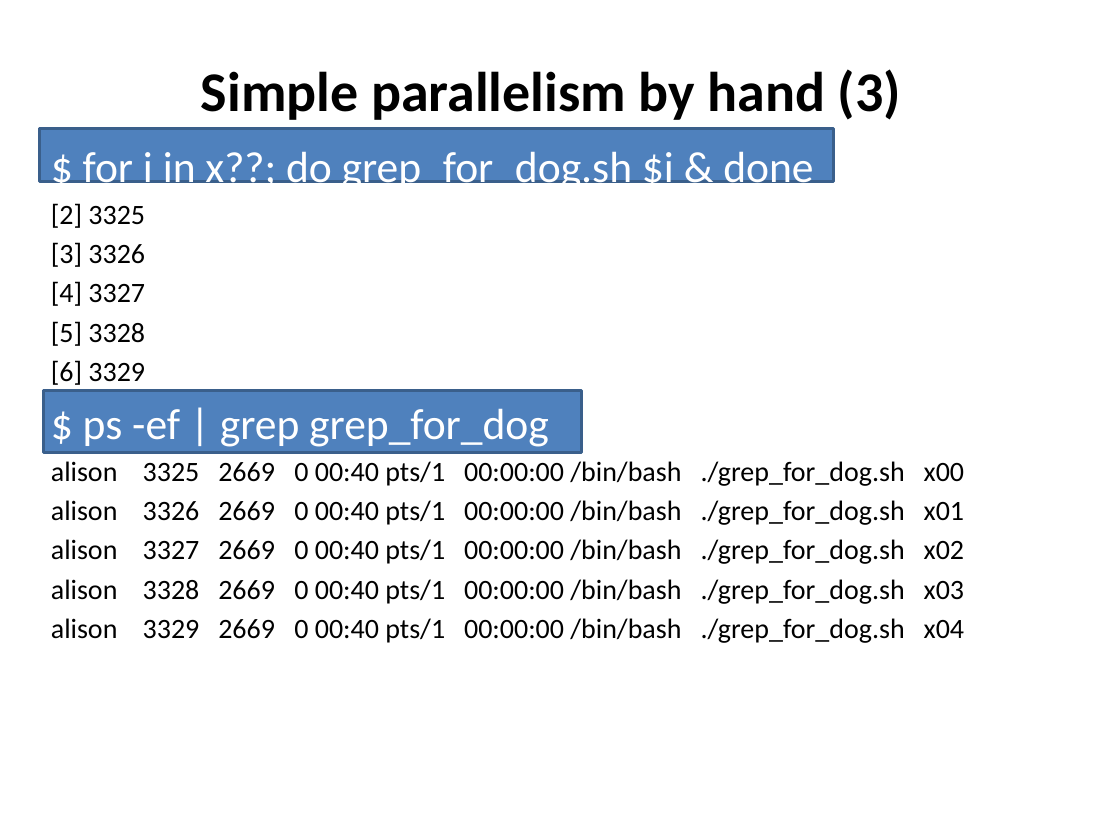
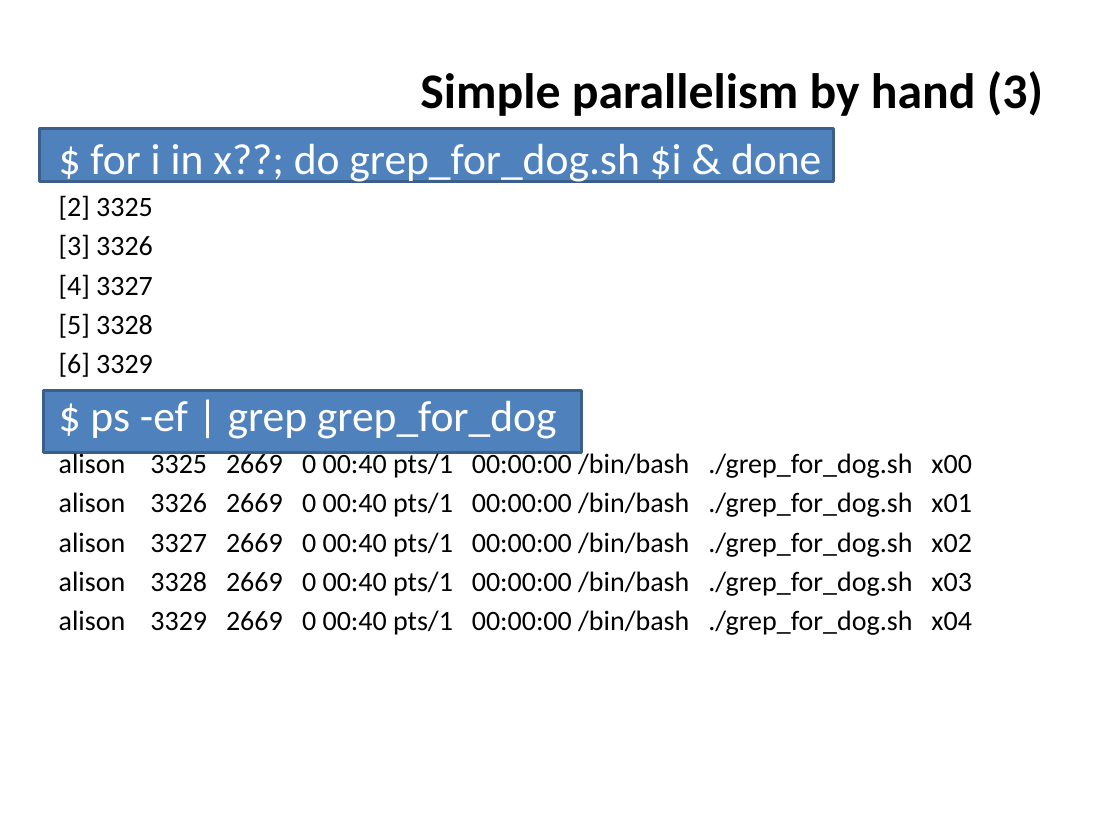
Before and after one commit to ncasuk/ncas-isc, a slide deck: slide 10 of overview_presentations/Parallel_Processing_Large_Data.pptx. Drawn at 1120x840 pixels with LibreOffice and Linux fonts; fonts in the diff are those of the drawing; background and template pictures are left out. Boxes give left, top, right and bottom in pixels: in the first picture for what was removed or moved away, otherwise in the second. Text is boxed around its words. In the diff, an @@ line names an element or a change of style, - is before the commit and + after.

```diff
--- a/overview_presentations/Parallel_Processing_Large_Data.pptx
+++ b/overview_presentations/Parallel_Processing_Large_Data.pptx
@@ title "Simple parallelism by hand (3)" at (420,71,1043,116): size 36 to 32 pt; alignment centre to right @@
@@ text "$ for i in x??; ...": place and size @@
-text "$ for i in x??; ..." at (51,151,964,643)
+text "$ for i in x??; ..." at (59,143,971,635)
```
Also in this commit, not shown: 25 other slides changed, 5 other files.
